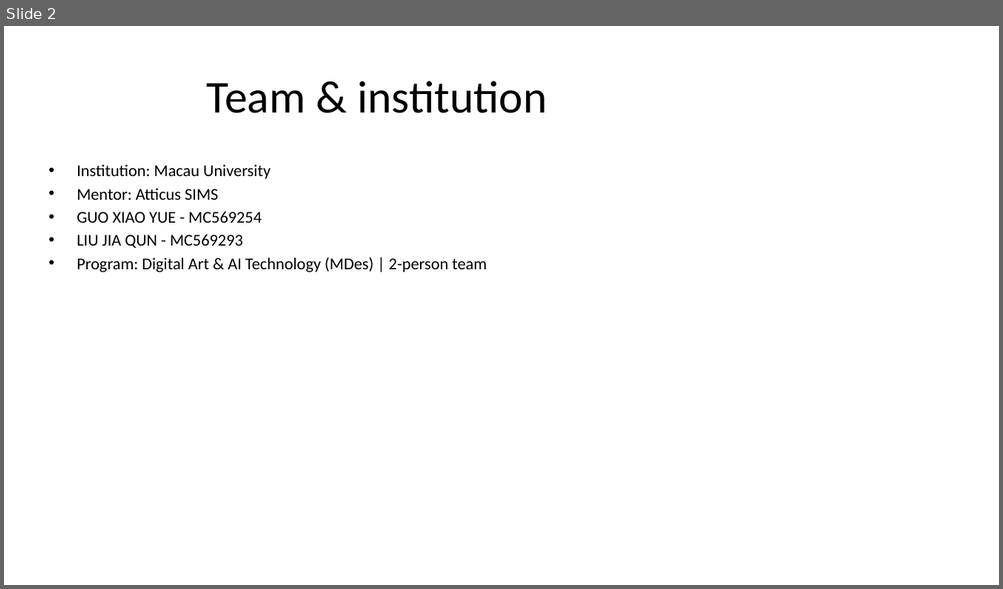
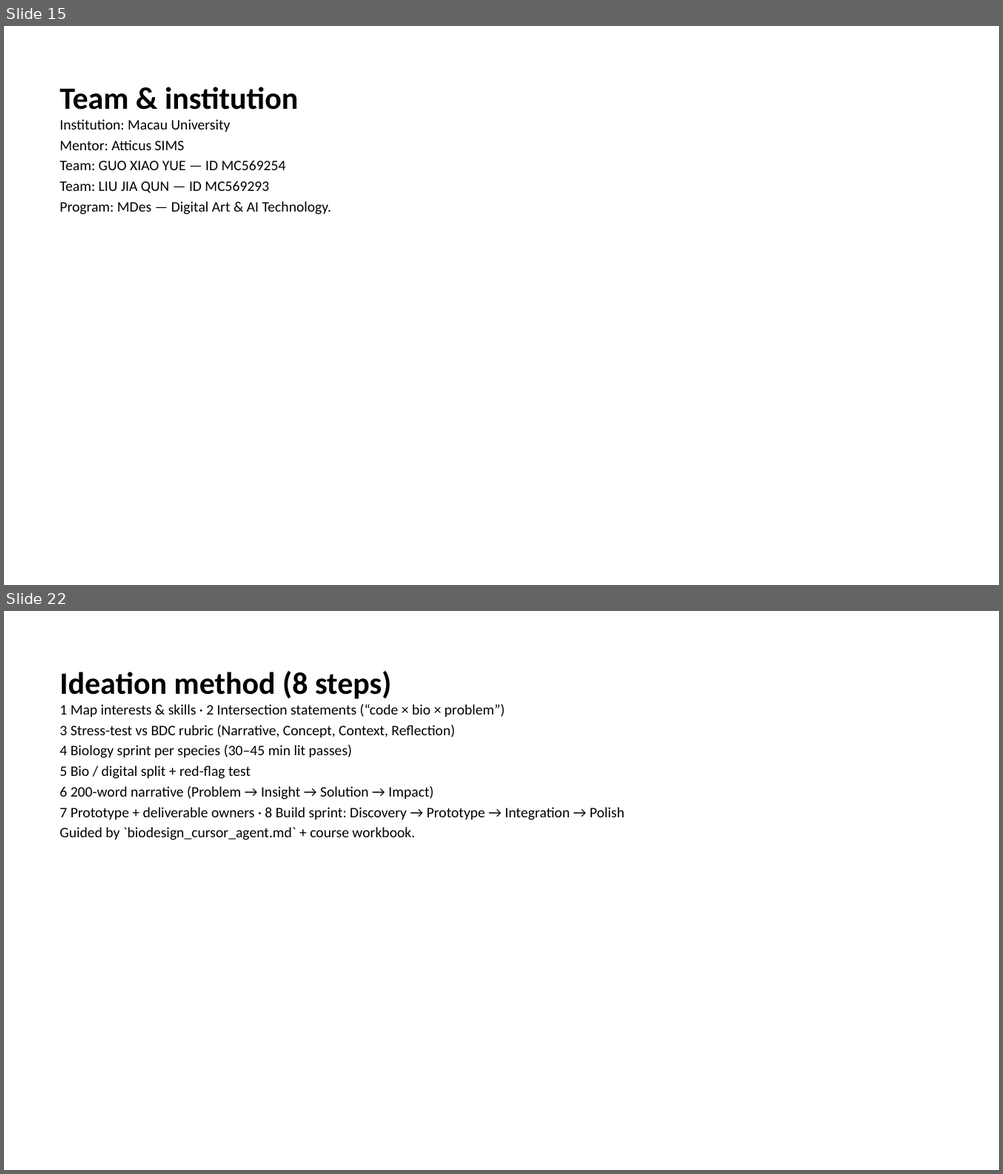
Before and after one commit to macaumonsoon/Biodesign-Project, a slide deck: slides/export/Archive_of_Extinction_Final_BDC2026.pptx. Shown one above the other, each under a label of ours: slide 2 before the commit, slides 15 and 22 after it; the slides between them are not shown. The pictures are 1003x589 and 1003x1174 pixels, drawn with LibreOffice and Linux fonts; fonts in the diff are those of the drawing. Boxes give left, top, right and bottom in pixels: in the first picture for what was removed or moved away, otherwise in the second. Text is boxed around its words. In the diff, an @@ line names an element or a change of style, - is before the commit and + after.

```diff
--- a/slides/export/Archive_of_Extinction_Final_BDC2026.pptx
+++ b/slides/export/Archive_of_Extinction_Final_BDC2026.pptx
@@ slide 22 added at (4,611,999,1170), background #FFFFFF @@
@@ text added at (60,671,624,840), 14 pt, text #000000 @@
+Ideation method (8 steps)
+1 Map interests & skills · 2 Intersection statements (“code × bio × problem”)
+3 Stress-test vs BDC rubric (Narrative, Concept, Context, Reflection)
+4 Biology sprint per species (30–45 min lit passes)
+5 Bio / digital split + red-flag test
+6 200-word narrative (Problem → Insight → Solution → Impact)
+7 Prototype + deliverable owners · 8 Build sprint: Discovery → Prototype → Integration → Polish
+Guided by `biodesign_cursor_agent.md` + course workbook.
@@ what was slide 2 is now slide 15 @@
@@ slide 15 changed as well @@
@@ text "Team & institution": place and size @@
-text "Team & institution" at (77,164,486,272)
+text "Team & institution" at (60,87,331,215)
@@ text at (60,87,298,110): paragraph added @@
+Team & institution
@@ title removed at (207,81,546,113) @@
-Team & institution
@@ text at (60,119,230,150): size 16 to 14 pt in "Institution: Macau University", "Mentor: Atticus SIMS"; bullet • to none @@
@@ text at (60,160,331,215): text changed; size 16 to 14 pt @@
-• GUO XIAO YUE - MC569254
-• LIU JIA QUN - MC569293
-• Program: Digital Art & AI Technology (MDes) | 2-person team
+Team: GUO XIAO YUE — ID MC569254
+Team: LIU JIA QUN — ID MC569293
+Program: MDes — Digital Art & AI Technology.
```
Also in this commit, not shown: 2 other slides changed, 48 other slides added, 18 slides removed, 1 other file.
